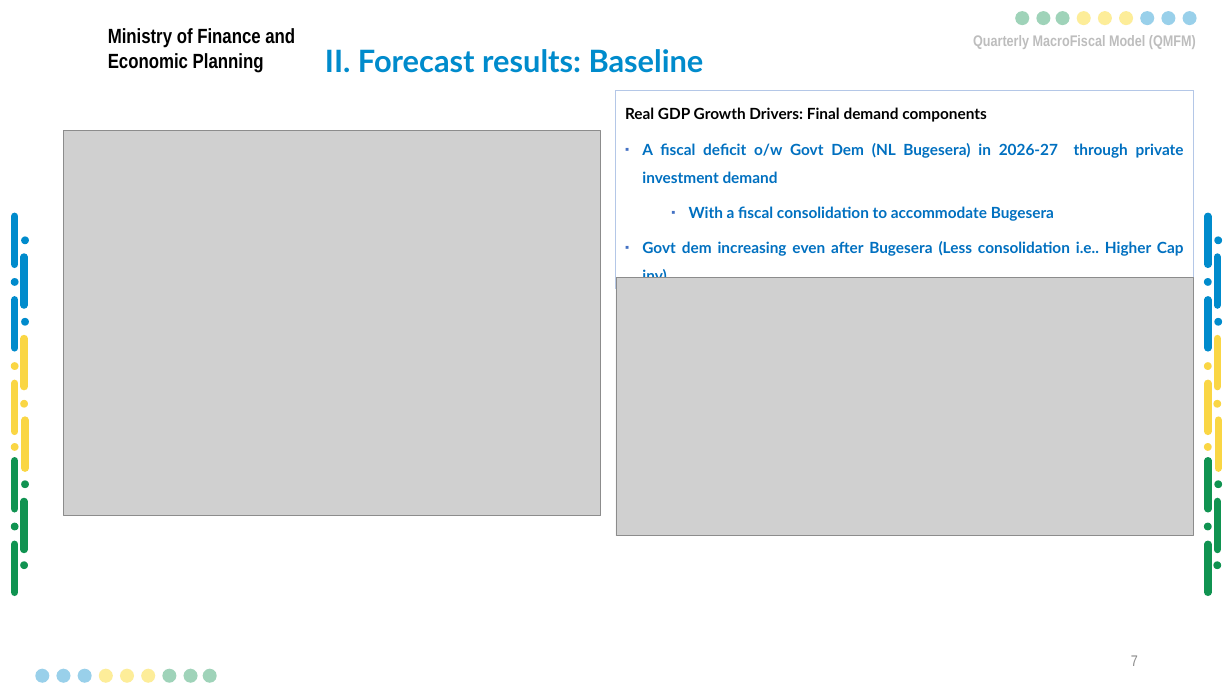
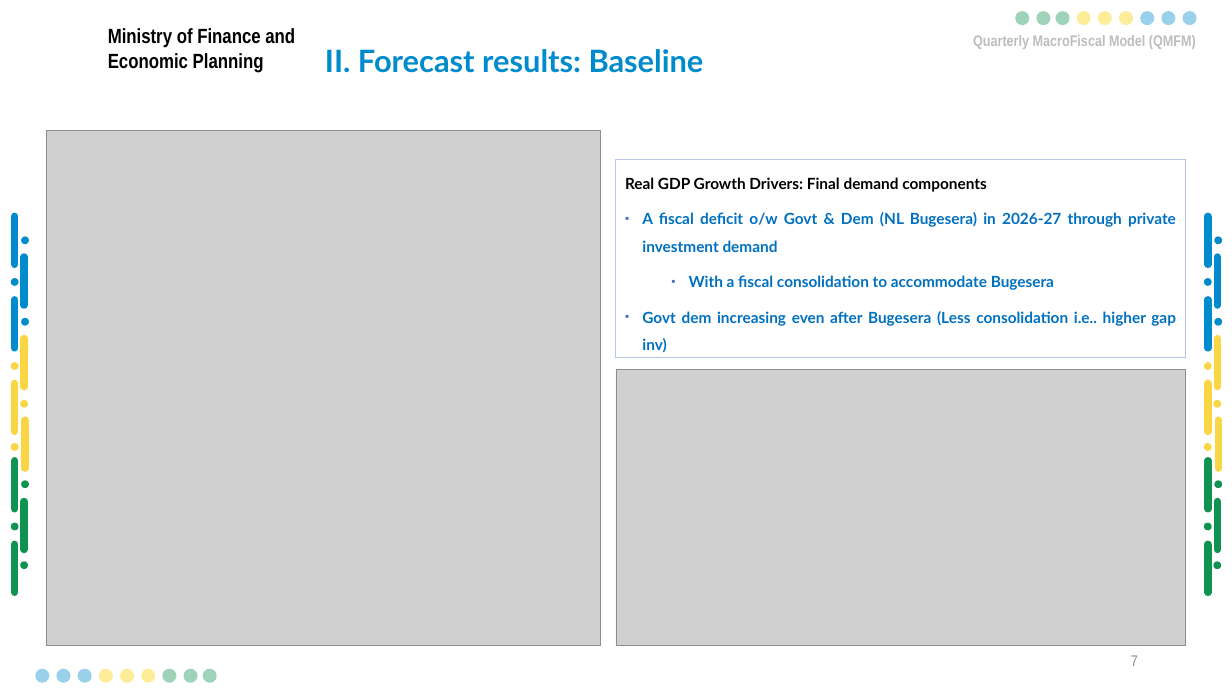
Before and after one commit to Karenzo2150/QMFM, a slide deck: slide 8 of docs/Presentations & BriefNotes/2025/September-round/QMFM Sept 2024 round Summary Outlook Presentation-LK March2ak-EvMRev - Copy.pptx. Drawn at 1232x693 pixels with LibreOffice and Linux fonts; fonts in the diff are those of the drawing; grey boxes stand for pictures; background and template pictures are left out. Boxes give left, top, right and bottom in pixels: in the first picture for what was removed or moved away, otherwise in the second. Text is boxed around its words. In the diff, an @@ line names an element or a change of style, - is before the commit and + after.

Commit message:
Updated forecast presentation

```diff
--- a/docs/Presentations & BriefNotes/2025/September-round/QMFM Sept 2024 round Summary Outlook Presentation-LK March2ak-EvMRev - Copy.pptx
+++ b/docs/Presentations & BriefNotes/2025/September-round/QMFM Sept 2024 round Summary Outlook Presentation-LK March2ak-EvMRev - Copy.pptx
@@ picture resized from (x1=64, y1=131, x2=601, y2=517) to (x1=46, y1=131, x2=601, y2=646) @@
@@ rectangle "Real GDP Growth Drivers: Final ..." resized from (x1=616, y1=91, x2=1194, y2=288) to (x1=616, y1=160, x2=1187, y2=358) @@
@@ text in rectangle at (x1=642, y1=212, x2=1176, y2=252): text changed @@
-  ▪ A fiscal deficit o/w Govt Dem (NL Bugesera) in 2026-27 through private investment demand
+  ▪ A fiscal deficit o/w Govt & Dem (NL Bugesera) in 2026-27 through private investment demand
@@ text in rectangle at (x1=642, y1=311, x2=1176, y2=352): text changed @@
-  ▪ Govt dem increasing even after Bugesera (Less consolidation i.e.. Higher Cap inv)
+  ▪ Govt dem increasing even after Bugesera (Less consolidation i.e.. higher gap inv)
@@ picture resized from (x1=616, y1=277, x2=1194, y2=536) to (x1=616, y1=370, x2=1187, y2=645) @@
```
Also in this commit, not shown: 7 other slides changed, 1 slide added, 18 slides removed, 1 other file.
